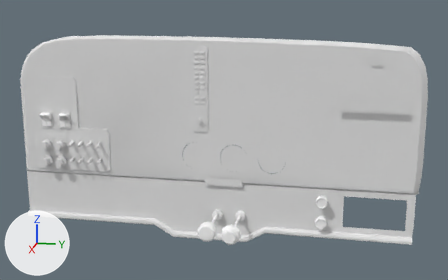
Two versions of the Blender file dev/blender/fg1000.blend, one commit apart.
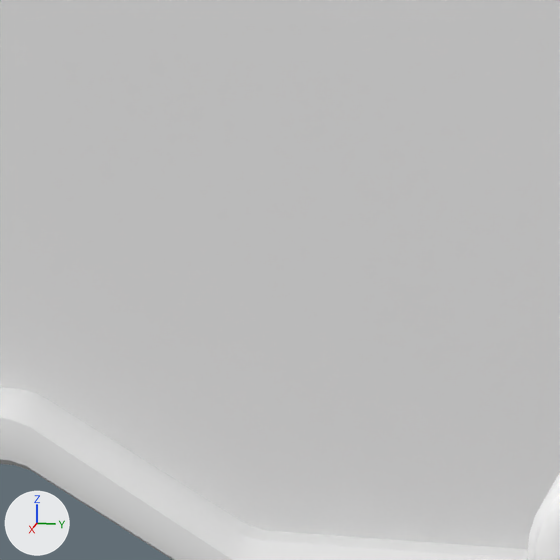
The first picture shows the older version from a 50 mm camera at (1.0, 0.308, 0.276) aimed at (-0.353, 0.038, -0.062). The close-ups show both versions on the part from 34% to 45% of the width and 66% to 83% of the height of that picture; other places that the commit changed are outside them. The axes (+X, +Y, +Z) are drawn at lower left. The lights are the same throughout.

Objects in the first close-up: 'Throttle-fg1000', 'panel_1_1-fg1000'.
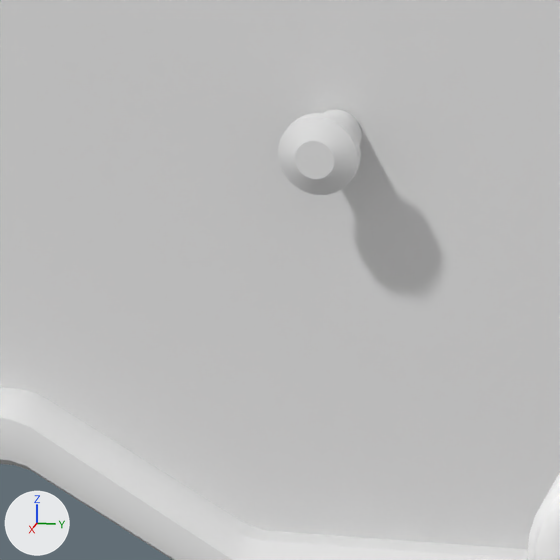
What differs and where, as boxes (x1, y1, x2, y2) in the close-ups (560 x 560 px):
'AltStaticAir-fg1000', added: after (278, 110, 362, 195)

Diff of the bpy script that builds the scene:
```diff
--- a/dev/blender/fg1000.blend.py
+++ b/dev/blender/fg1000.blend.py
@@ me_lightknob_002 @@
+me_lightknob_002.from_pydata(...)  # 224 vertices, 161 faces; spans x -0.3795..-0.3518, y 0.0404..0.0571, z -0.2485..-0.2319
+me_lightknob_002.polygons.foreach_set('use_smooth', [True] * 161)
+me_lightknob_002.materials.append(mat_selector_panel)  # its picture is missing
@@ ob_altstaticair_fg1000 @@
+ob_altstaticair_fg1000 = bpy.data.objects.new('AltStaticAir-fg1000', me_lightknob_002)
+ob_altstaticair_fg1000.location = (0.0, -0.119, 0.0296)
+ob_altstaticair_fg1000.show_transparent = True
```
